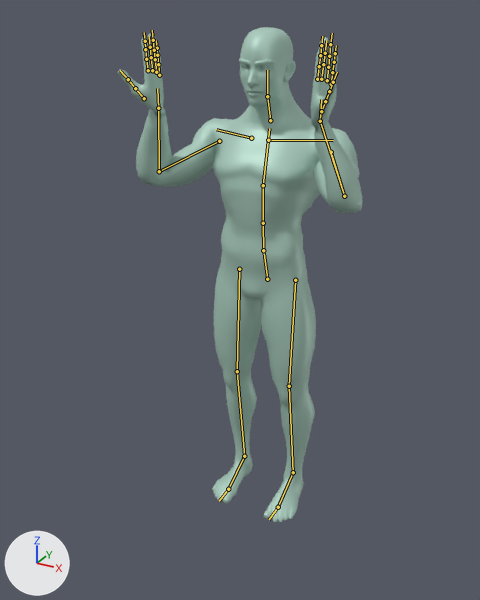
The glTF model web/public/pull-up.glb as it was, and as the next commit left it.
Rendered twice from a 50 mm camera at (1.009, -1.792, 2.232) aimed at (0.006, 0.03, 1.321). The lights are fixed; the arrows at lower left show +X, +Y and +Z. The picture after the commit comes second. Both versions are drawn at frame 23 of the action 'Pull-up'; the numbers are the values there. The bones that change, and the others that lie on the model, are drawn over the model as lines.

Names of what the first picture shows: 'Eyebrows', 'Eyes', 'SuperHero_Male'.
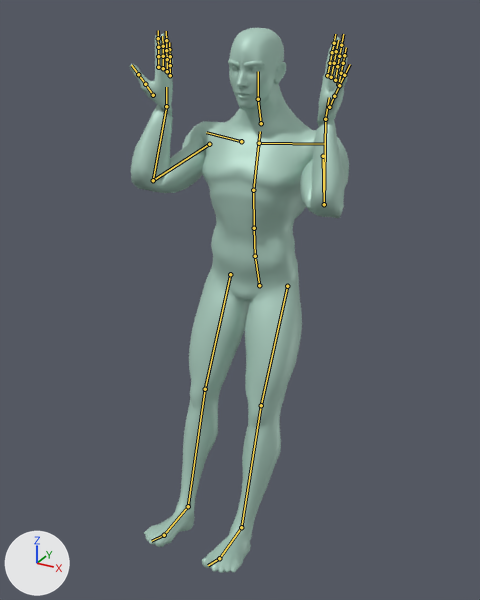
What the commit changed:
Object 'Armature' (bone_rig_object) moves from (0.0, 0.212, 0.367) to (0.0, 0.145, 0.367).
Bone 'upperarm_l' (bone_upperarm_l) turns from (55, 11, -20) to (62, 14, -23) degrees about its own x, y and z.
Bone 'lowerarm_l' (bone_lowerarm_l) turns from (42, -33, 76) to (18, -29, 119) degrees about its own x, y and z.
Bone 'hand_l' (bone_hand_l) turns from (-104, 78, -84) to (-51, 80, -54) degrees about its own x, y and z.
Bone 'upperarm_r' (bone_upperarm_r) turns from (55, -11, 20) to (62, -14, 23) degrees about its own x, y and z.
Bone 'lowerarm_r' (bone_lowerarm_r) turns from (42, 33, -76) to (18, 29, -119) degrees about its own x, y and z.
Bone 'hand_r' (bone_hand_r) turns from (-104, -78, 84) to (-51, -80, 54) degrees about its own x, y and z.
Bone 'thigh_l' (bone_thigh_l) turns from (-3, 0, 0) to (-27, 0, 0) degrees about its own x, y and z.
Bone 'calf_l' (bone_calf_l) turns from (5, 0, 0) to (3, 0, 0) degrees about its own x, y and z.
Bone 'thigh_r' (bone_thigh_r) turns from (-3, 0, 0) to (-27, 0, 0) degrees about its own x, y and z.
Bone 'calf_r' (bone_calf_r) turns from (5, 0, 0) to (3, 0, 0) degrees about its own x, y and z.

Pixel boxes [x1, y1, x2, y2] of what changed, in the pictures (480 x 600 px):
'SuperHero_Male', posed (10% narrower, 10% taller)
    before: [118, 27, 363, 522]
    after: [129, 28, 349, 573]
'Eyebrows', posed
    before: [239, 57, 275, 68]
    after: [228, 59, 265, 70]
'Eyes', posed
    before: [242, 66, 269, 70]
    after: [231, 67, 259, 72]
bone 'upperarm_l', root to tip
    before: (331, 152) to (344, 196)
    after: (323, 156) to (324, 204)
bone 'lowerarm_l', root to tip
    before: (344, 196) to (320, 121)
    after: (324, 204) to (325, 119)
bone 'hand_l', root to tip
    before: (320, 121) to (321, 99)
    after: (325, 119) to (329, 97)
bone 'upperarm_r', root to tip
    before: (219, 141) to (159, 171)
    after: (209, 144) to (153, 180)
bone 'lowerarm_r', root to tip
    before: (159, 171) to (158, 108)
    after: (153, 180) to (166, 106)
bone 'hand_r', root to tip
    before: (158, 108) to (157, 88)
    after: (166, 106) to (166, 87)
bone 'thigh_l', root to tip
    before: (295, 280) to (289, 386)
    after: (287, 286) to (261, 405)
bone 'calf_l', root to tip
    before: (289, 386) to (293, 472)
    after: (261, 405) to (241, 527)
bone 'thigh_r', root to tip
    before: (239, 269) to (237, 371)
    after: (230, 274) to (205, 389)
bone 'calf_r', root to tip
    before: (237, 371) to (244, 456)
    after: (205, 389) to (188, 506)
